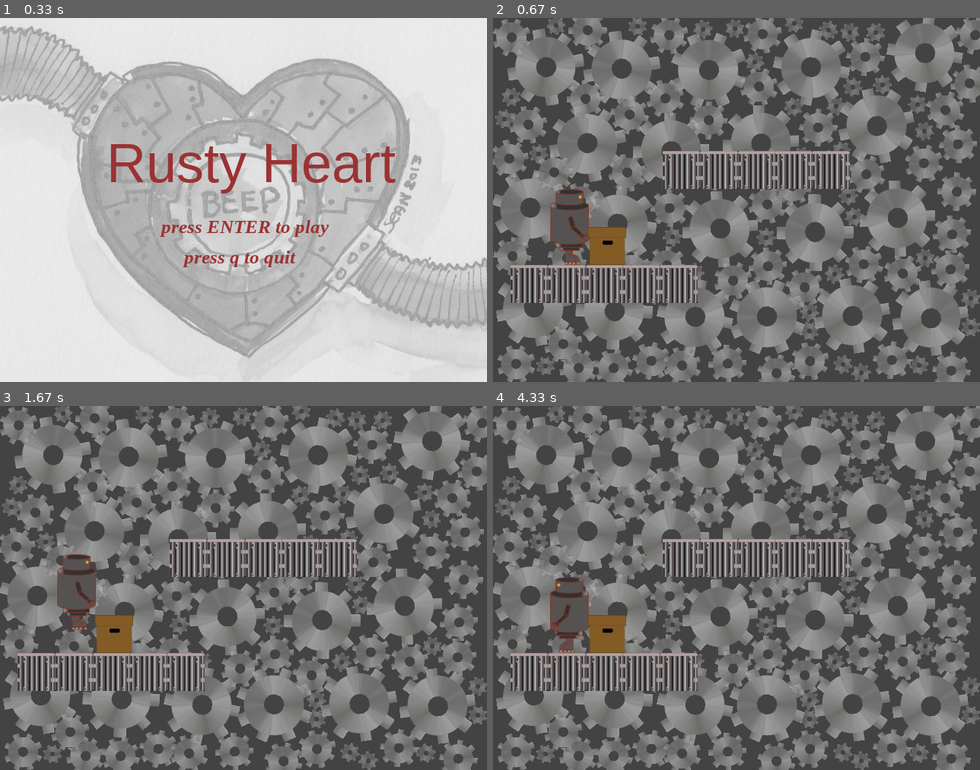
Above: before the commit, frames 1-4 (two rows, left to right).
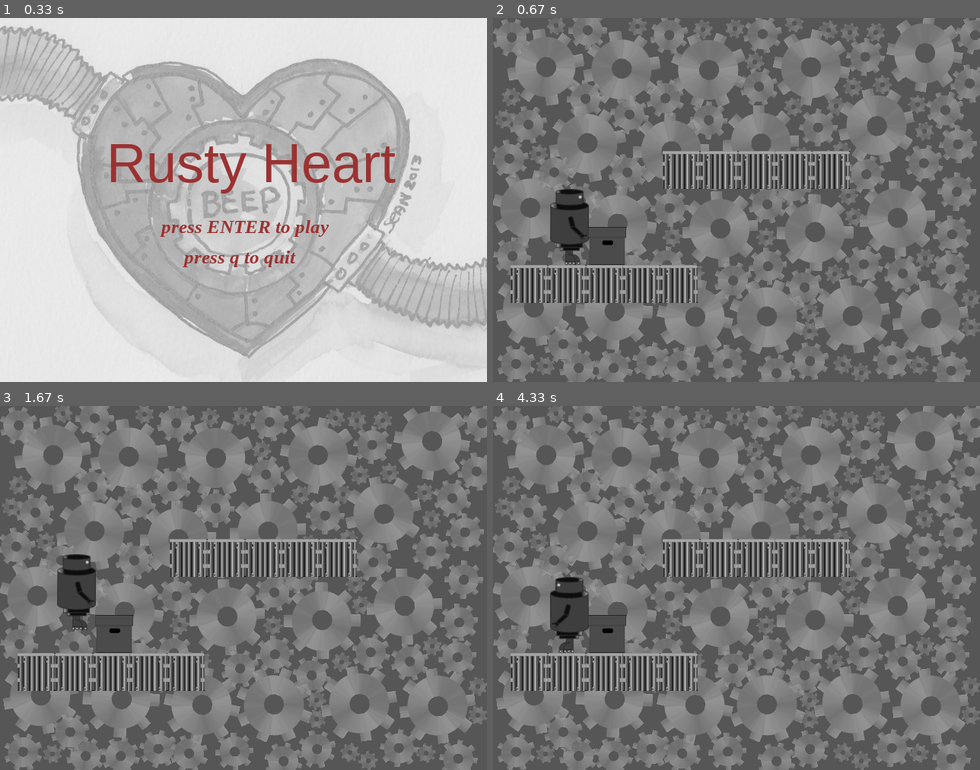
Above: after the commit, the same moments.

Repository: beatriceliang/RustyHeart
Game: pygame game, started from RustyHeart.py
The game is run twice, just before and just after one commit, with the same random seed, the same clock (stepped at 60 frames per second) and the same inputs. The source is Python 2; it was converted automatically to run under Python 3.
Inputs:
- Up to frame 1 (0.33 s): no input
- Up to frame 2 (0.67 s): tap Enter at 0.33 s
- Up to frame 3 (1.67 s): tap Space at 0.67 s; hold Right 1-1.47 s; hold Up from 1.5 s (still down)
- Up to frame 4 (4.33 s): release Up at 1.97 s; hold Right 2.5-3.03 s; hold Left 3.07-3.47 s; tap Enter at 3.9, 4.23 s

Frame 1 is identical in both runs. In frame 2, 2.0% of the frame differs, in the area x 11-28%, y 46-68%; in frame 3, 2.0%, in the area x 11-28%, y 40-68%; in frame 4, 2.0%.

Commit message:
pictures black and white

Diff:
--- a/RustyHeart.py
+++ b/RustyHeart.py
@@ -24,7 +24,7 @@
 		self.screen = pygame.display.set_mode(self.screensize)
 
 		self.rusty = rusty.Rusty([50,180])
-		self.boxImages = {"metal":pygame.image.load("mbox.png").convert_alpha(),"cardboard":pygame.image.load("cbox.png").convert_alpha()}
+		self.boxImages = {"metal":pygame.image.load("mboxbw.png").convert_alpha(),"cardboard":pygame.image.load("cboxbw.png").convert_alpha()}
 	def drawBkg(self, refresh,imageName = None, rect = None):
 		'''Draws the background elements. If it is given a image name, then the background will be filled by the given image'''
 		if imageName != None:
--- a/rusty.py
+++ b/rusty.py
@@ -8,8 +8,8 @@
         self.location = location #[50,280]
         self.speed = [0,0]
 
-        self.rightImage = pygame.image.load("rightrusty.png").convert_alpha()
-        self.leftImage = pygame.image.load("leftrusty.png").convert_alpha()
+        self.rightImage = pygame.image.load("rightrustybw.png").convert_alpha()
+        self.leftImage = pygame.image.load("leftrustybw.png").convert_alpha()
         self.image = self.rightImage
         self.left = False
         self.rect = self.image.get_rect()
Binary file added: cboxbw.png
Binary file changed: factory.png
Binary file added: leftrustybw.png
Binary file added: mboxbw.png
Binary file added: rightrustybw.png
Not shown, changed: box.pyc
Not shown, changed: rusty.pyc
